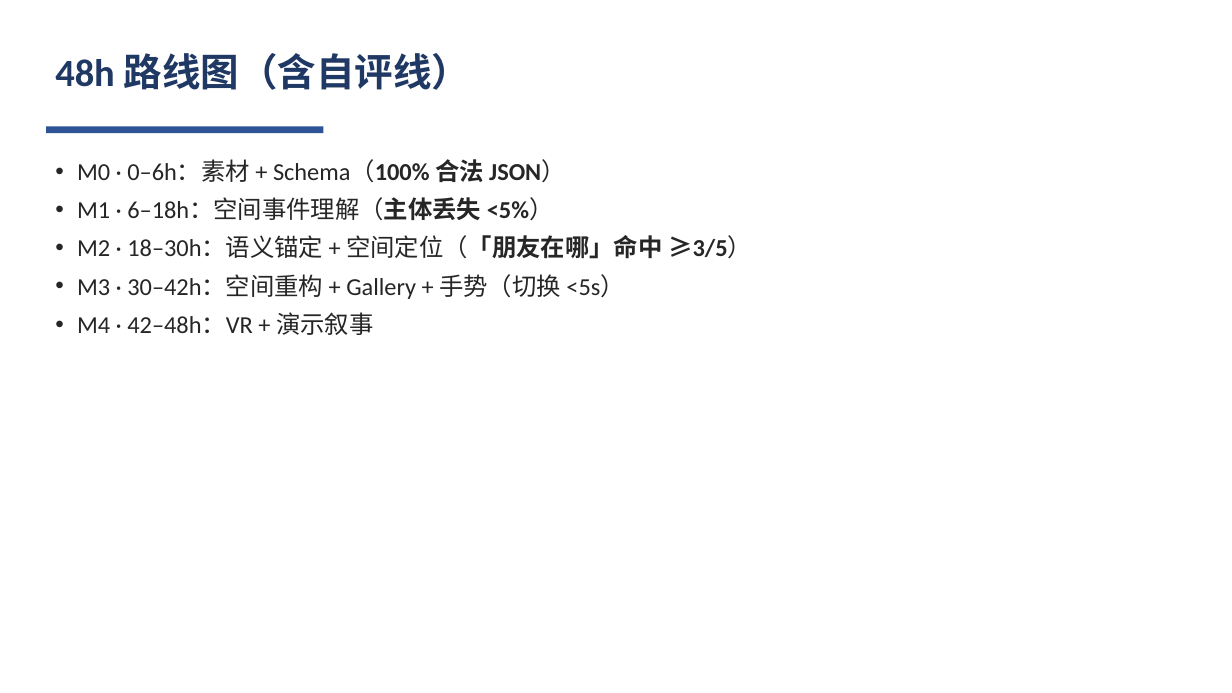
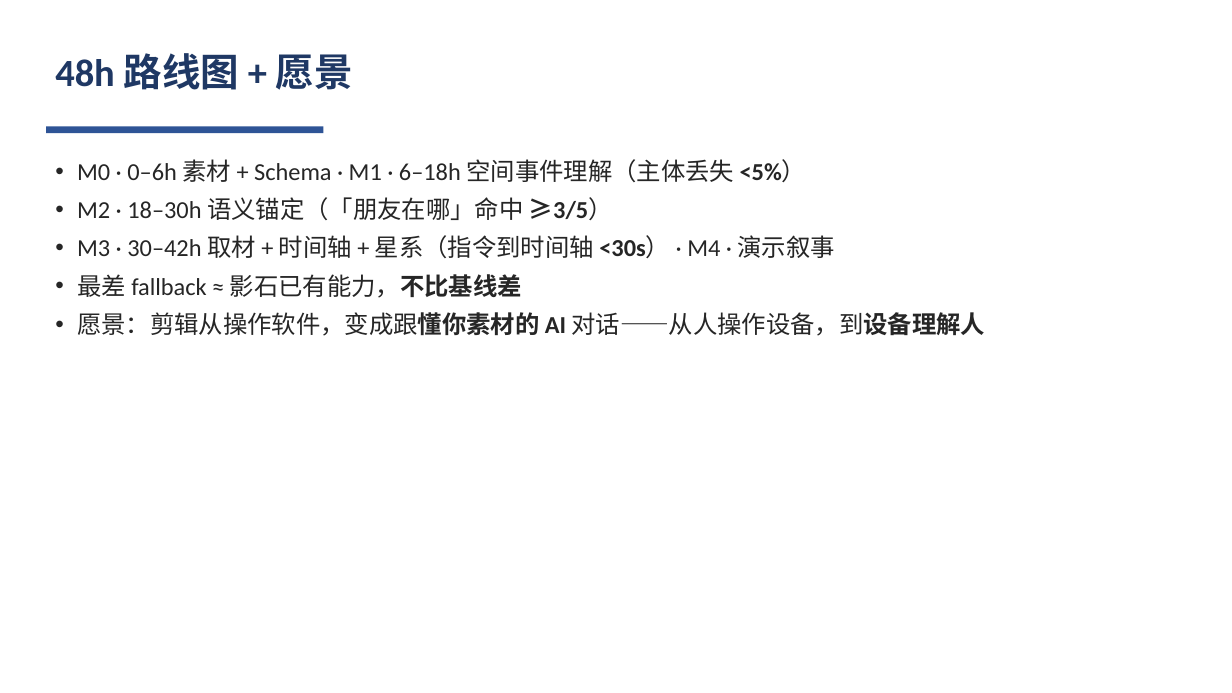
Before and after one commit to obtito/insta360-ai-memory-space, a slide deck: slide 12 of 影石黑客松_Pitch.pptx (slide 9 before the commit). Drawn at 1232x693 pixels with LibreOffice and Linux fonts; fonts in the diff are those of the drawing. Boxes give left, top, right and bottom in pixels: in the first picture for what was removed or moved away, otherwise in the second. Text is boxed around its words. In the diff, an @@ line names an element or a change of style, - is before the commit and + after.

```diff
--- a/影石黑客松_Pitch.pptx
+++ b/影石黑客松_Pitch.pptx
@@ text at (55, 53, 353, 90): text changed @@
-48h 路线图（含自评线）
+48h 路线图 + 愿景
@@ text at (77, 159, 986, 336): text changed @@
-• M0 · 0–6h：素材 + Schema（100% 合法 JSON）
-• M1 · 6–18h：空间事件理解（主体丢失 <5%）
-• M2 · 18–30h：语义锚定 + 空间定位（「朋友在哪」命中 ≥3/5）
-• M3 · 30–42h：空间重构 + Gallery + 手势（切换 <5s）
-• M4 · 42–48h：VR + 演示叙事
+• M0 · 0–6h 素材 + Schema · M1 · 6–18h 空间事件理解（主体丢失 <5%）
+• M2 · 18–30h 语义锚定（「朋友在哪」命中 ≥3/5）
+• M3 · 30–42h 取材 + 时间轴 + 星系（指令到时间轴 <30s） · M4 · 演示叙事
+• 最差 fallback ≈ 影石已有能力，不比基线差
+• 愿景：剪辑从操作软件，变成跟懂你素材的 AI 对话——从人操作设备，到设备理解人
```
Also in this commit, not shown: 8 other slides changed, 2 slides added, 3 other files.
